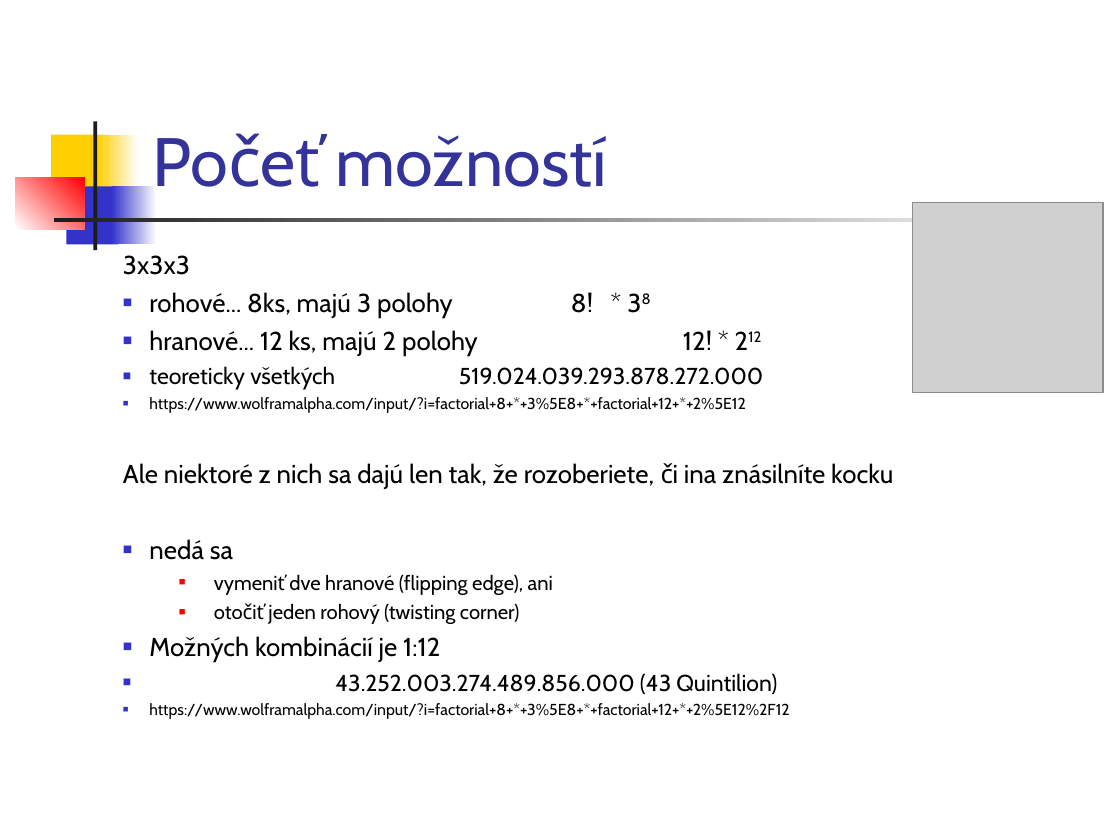
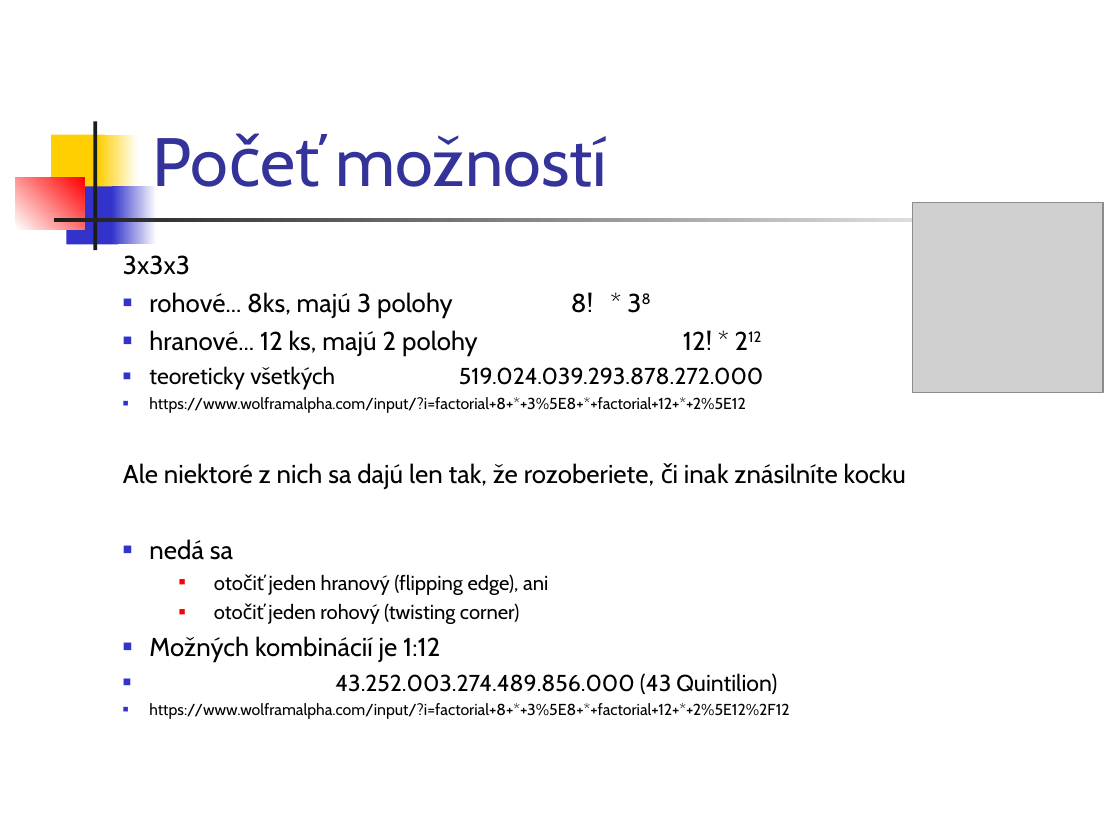
Before and after one commit to paradigmy/Kod, a slide deck: slide 4 of CV09/Rubik.ppt. Drawn at 1120x840 pixels with LibreOffice and Linux fonts; fonts in the diff are those of the drawing; grey boxes stand for pictures. Boxes give left, top, right and bottom in pixels: in the first picture for what was removed or moved away, otherwise in the second. Text is boxed around its words. In the diff, an @@ line names an element or a change of style, - is before the commit and + after.

```diff
--- a/CV09/Rubik.ppt
+++ b/CV09/Rubik.ppt
@@ text at [123,463,906,488]: text changed @@
-Ale niektoré z nich sa dajú len tak, že rozoberiete, či ina znásilníte kocku
+Ale niektoré z nich sa dajú len tak, že rozoberiete, či inak znásilníte kocku
@@ text at [269,574,548,595]: text changed @@
-  ■ vymeniť dve hranové (flipping edge), ani
+  ■ otočiť jeden hranový (flipping edge), ani
```
Also in this commit, not shown: 10 other slides changed, 1 other file.
